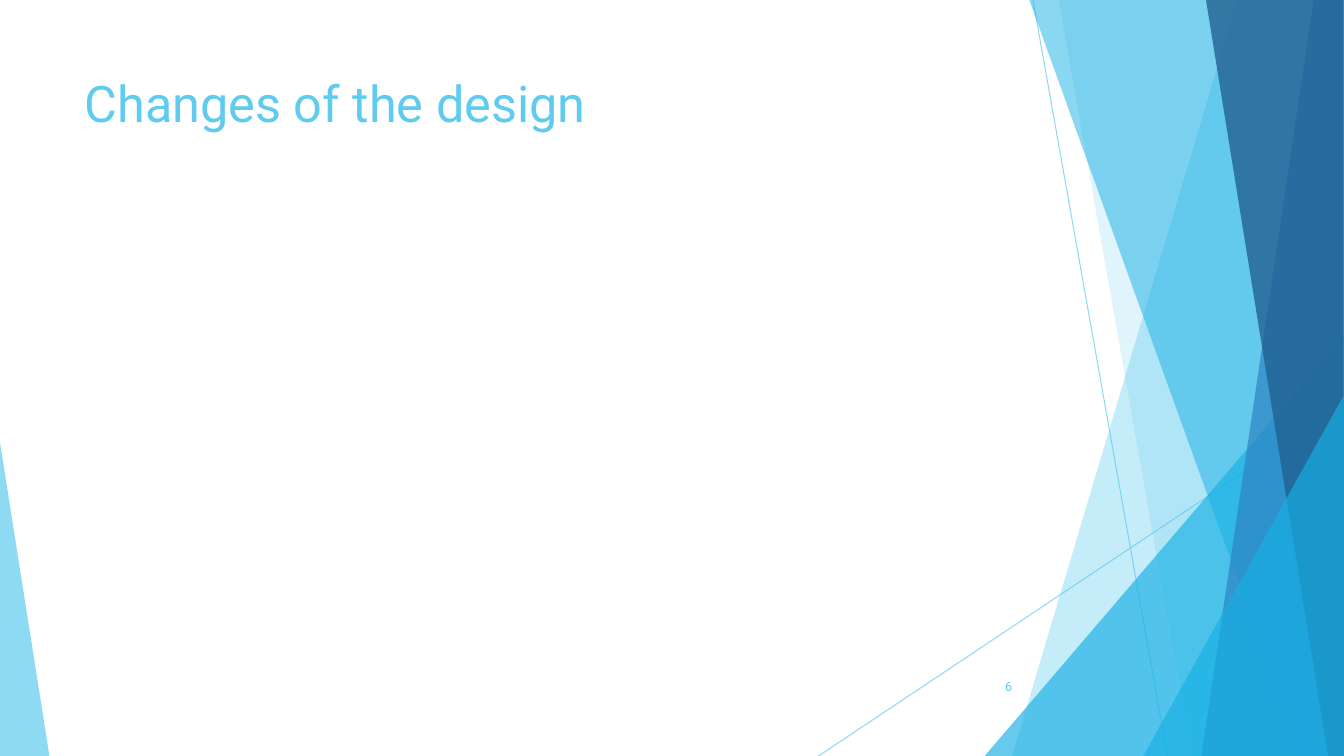
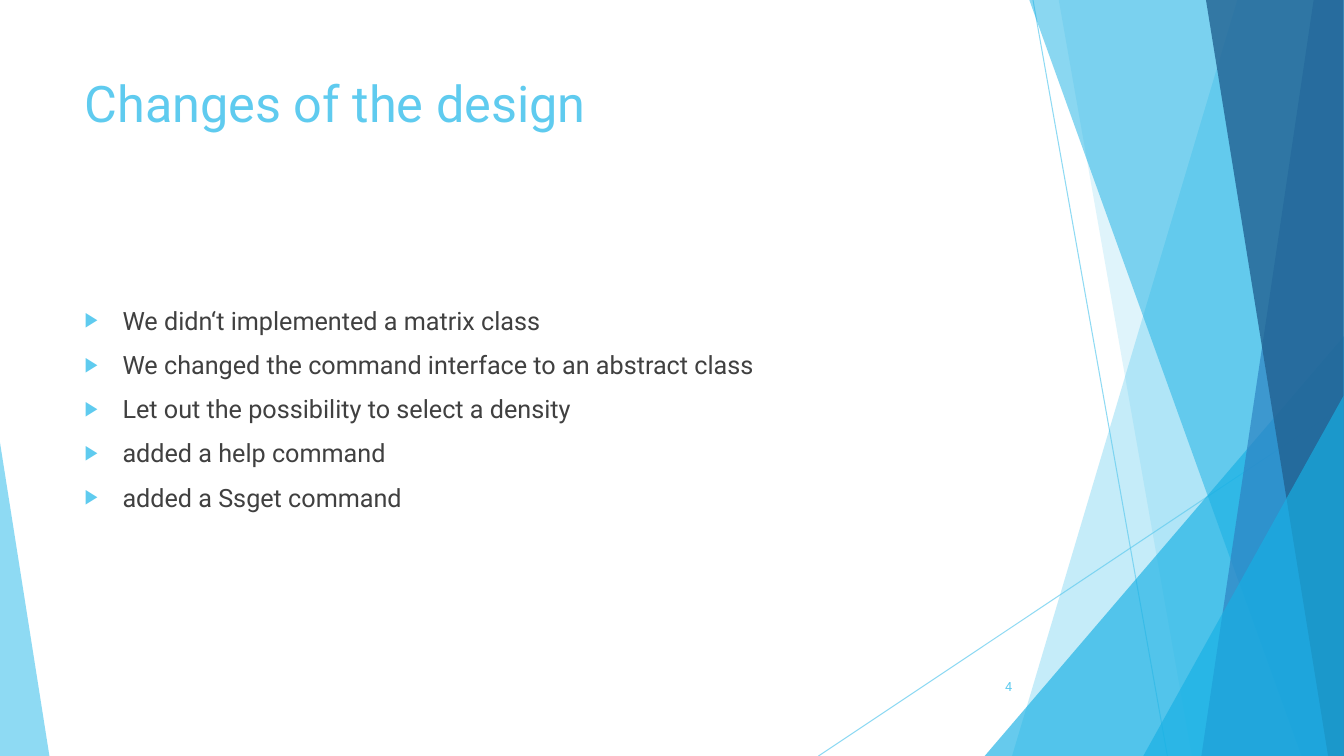
Before and after one commit to TheSlimvReal/PSE---LA-meets-ML, a slide deck: slide 4 of Implementation Sheet/Impl_sheet_presentation.pptx (slide 6 before the commit). Drawn at 1344x756 pixels with LibreOffice and Linux fonts; fonts in the diff are those of the drawing. Boxes give left, top, right and bottom in pixels: in the first picture for what was removed or moved away, otherwise in the second. Text is boxed around its words. In the diff, an @@ line names an element or a change of style, - is before the commit and + after.

```diff
--- a/Implementation Sheet/Impl_sheet_presentation.pptx
+++ b/Implementation Sheet/Impl_sheet_presentation.pptx
@@ text added at [123, 311, 753, 513], 18 pt, text #404040 @@
+▶ We didn‘t implemented a matrix class
+▶ We changed the command interface to an abstract class
+▶ Let out the possibility to select a density
+▶ added a help command
+▶ added a Ssget command
@@ page number at [1005, 682, 1012, 691]: text changed @@
-6
+4
```
Also in this commit, not shown: 3 other slides changed, 3 slides added, 2 slides removed, 2 other files.
